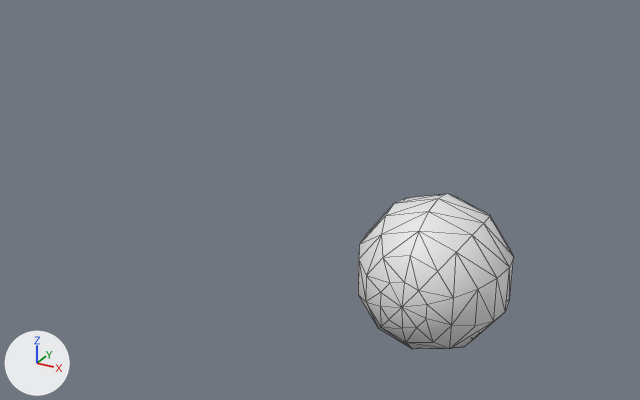
The COLLADA model Ray-Tracer/scenes/Basic.dae: old version first, new version second.
One viewpoint serves both versions: a camera (50 mm lens) standing at (0.79, -2.13, 1.2) and looking at (-0.62, 0.43, -0.09). Lighting does not change. The marker at lower left points along +X, +Y and +Z. Mesh edges are drawn as thin lines.
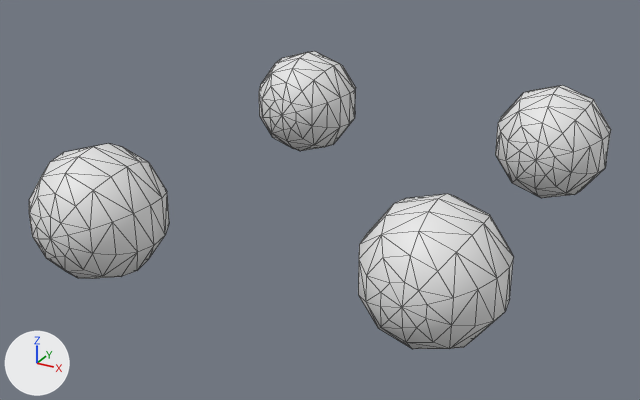
The newer file is also turned or shifted as a whole; pictures and numbers use the older file's frame.

Changed parts and their boxes (x1, y1, x2, y2) in the pictures (640 x 400 px):
'Sphere.003', added
    after: (29, 143, 169, 279)
'Sphere.001', added
    after: (495, 85, 611, 198)
'Sphere.002', added
    after: (259, 51, 356, 151)

Diff of the bpy script that builds the scene:
```diff
--- a/Ray-Tracer/scenes/Basic.dae.py
+++ b/Ray-Tracer/scenes/Basic.dae.py
@@ me_sphere_001 @@
+me_sphere_001.from_pydata(...)  # a UV sphere (10 segments, 10 rings, poles along y) spanning x -0.214..0.214, y -0.225..0.225, z -0.225..0.225
@@ ob_sphere_001 @@
+ob_sphere_001 = bpy.data.objects.new('Sphere.001', me_sphere_001)
+ob_sphere_001.location = (0.0, 1.199, 0.0)
@@ ob_sphere_002 @@
+ob_sphere_002 = bpy.data.objects.new('Sphere.002', me_sphere_001.copy())
+ob_sphere_002.location = (-1.108, 1.199, 0.0)
@@ ob_sphere_003 @@
+ob_sphere_003 = bpy.data.objects.new('Sphere.003', me_sphere_001.copy())
+ob_sphere_003.location = (-1.108, -0.169, 0.0)
```
